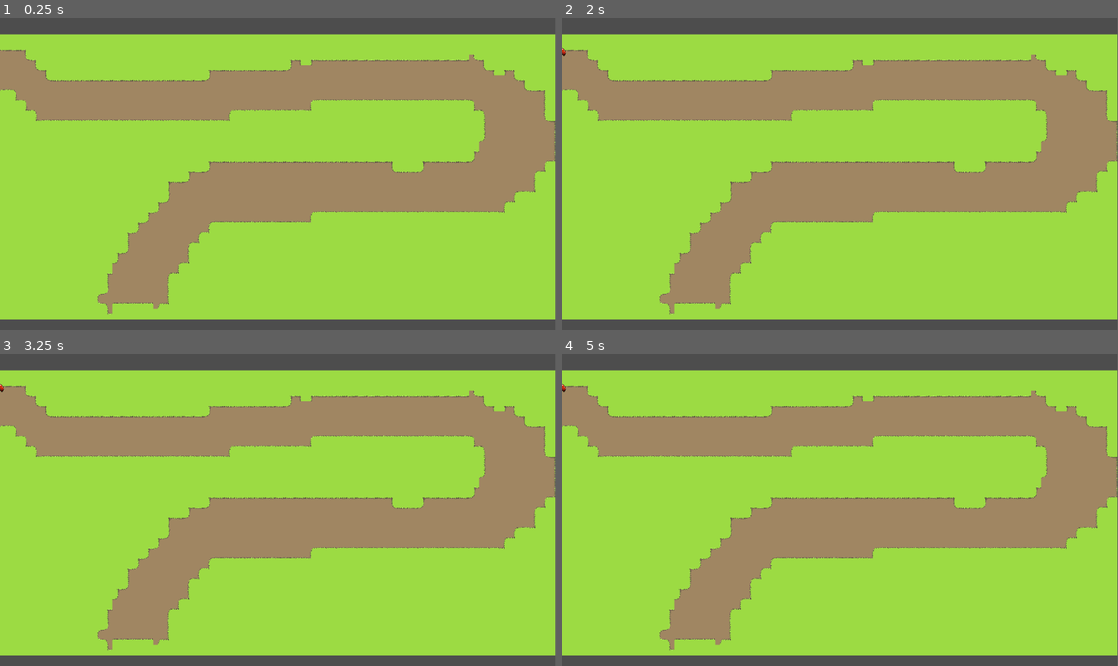
Above: before the commit, frames 1-4 (two rows, left to right).
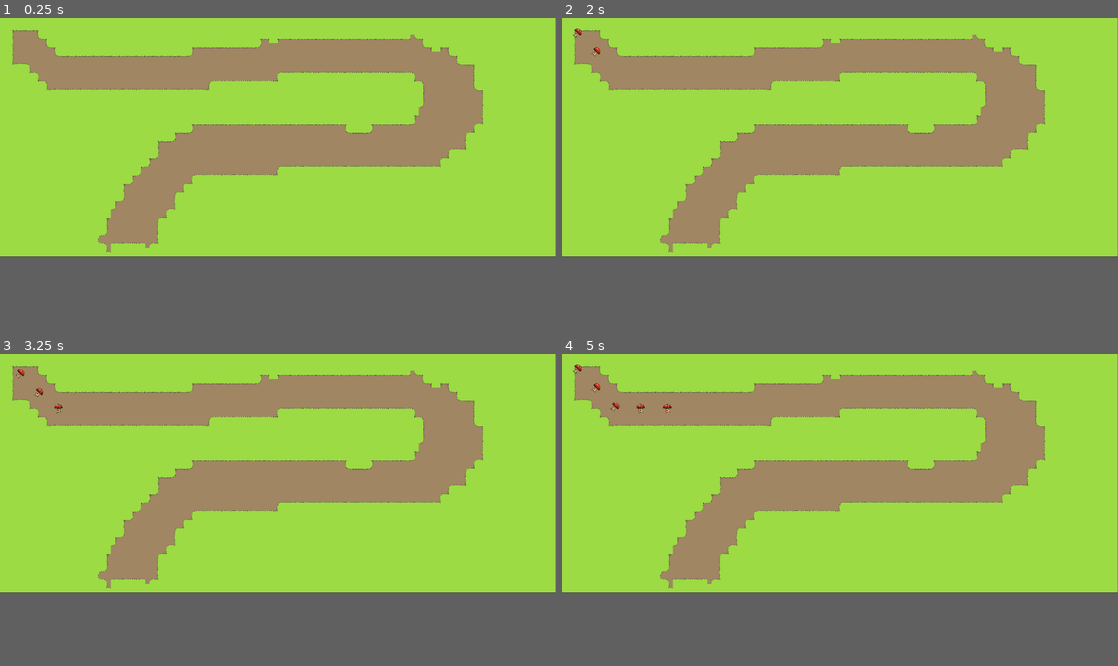
Above: after the commit, the same moments.

Repository: KZTGcoder/project-sine
Game: Godot game, scene res://scene/world.tscn
Same seed, same stepped clock (60 frames per second), same inputs: the game is played once before the commit and once after it.
Inputs:
- Up to frame 1 (0.25 s): no input
- Up to frame 2 (2 s): tap Enter at 0.5 s
- Up to frame 3 (3.25 s): no input
- Up to frame 4 (5 s): no input
In our replay, the window is 799x449 before the commit and 800x344 after it. These sizes can differ from the game's own. Grey fills any space a smaller window leaves; there, only what the larger window draws over its background counts as a difference.

The runs differ from the first frame. In frame 1, 48% of the frame differs, in the area x 0-100%, y 0-100%; in frame 2, 48%; in frame 3, 48%; in frame 4, 48%.
Error before the commit: Invalid call. Nonexistent function 'get_process' in base 'PathFollow2D'. (res://code/enemy_unit_a.gd:7)

Commit message:
path following debug

Diff:
--- a/code/enemy_unit_a.gd
+++ b/code/enemy_unit_a.gd
@@ -1,9 +1,12 @@
 extends CharacterBody2D
 
-
-@export var speed = 100
+@export var speed: float = 100.0
 
 func _process(delta: float) -> void:
-	get_parent().set_process(get_parent().get_process()+ speed*delta)
-	if get_parent().get_progress_ratio() == 1:
+	var path_follow_node = get_parent()
+	var new_progress = path_follow_node.get_progress() + speed * delta
+
+	path_follow_node.set_progress(new_progress)
+
+	if path_follow_node.get_progress_ratio() >= 1.0:
 		queue_free()
--- a/project.godot
+++ b/project.godot
@@ -15,6 +15,12 @@
 config/features=PackedStringArray("4.5", "Mobile")
 config/icon="res://asset/icon.svg"
 
+[display]
+
+window/size/viewport_width=2080
+window/size/viewport_height=896
+window/stretch/mode="viewport"
+
 [dotnet]
 
 project/assembly_name="project sine"
--- a/scene/world.tscn
+++ b/scene/world.tscn
@@ -5,12 +5,11 @@
 
 [node name="world" type="Node2D"]
 
+[node name="Camera2D" type="Camera2D" parent="."]
+position = Vector2(1041, 450)
+
 [node name="TileMap" parent="." instance=ExtResource("1_pjass")]
 layer_0/tile_data = PackedInt32Array(0, 65536, 5, 1, 65536, 5, 2, 65536, 5, 3, 65536, 5, 4, 65536, 5, 5, 65536, 5, 6, 6 …(33079 unchanged characters)…
-
-[node name="Camera2D" type="Camera2D" parent="."]
-position = Vector2(935, 439)
-zoom = Vector2(0.66, 0.66)
 
 [node name="Pathspawner" type="Node2D" parent="."]
 script = ExtResource("2_txmk2")
